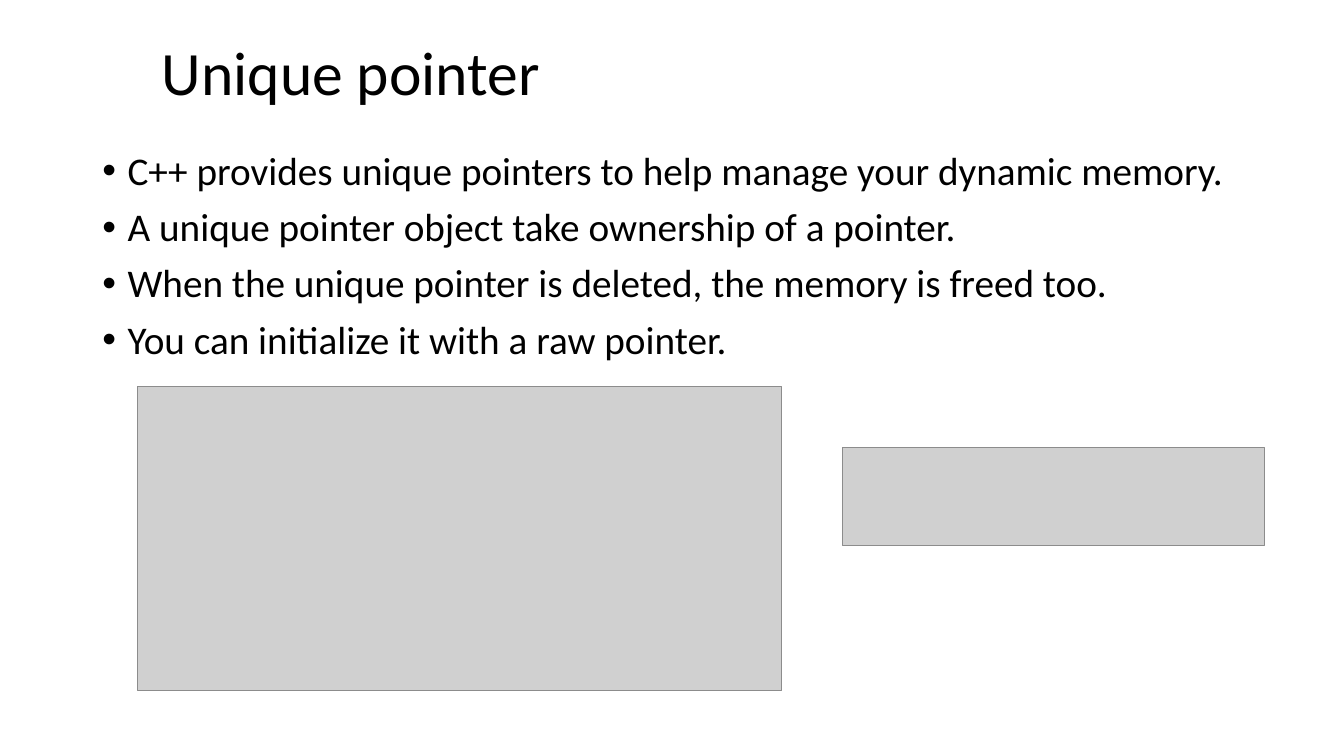
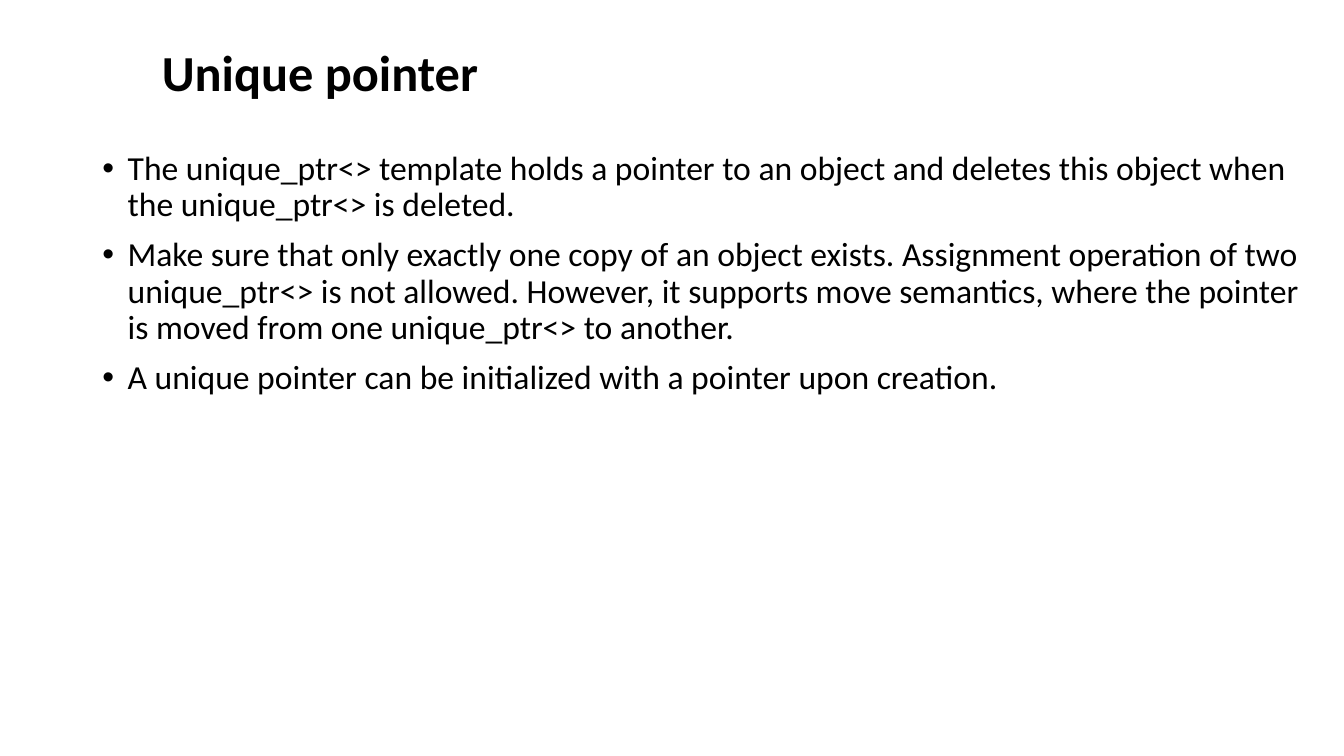
Before and after one commit to ShiqiYu/CPP, a slide deck: slide 8 of week11/Lab11.pptx. Drawn at 1344x756 pixels with LibreOffice and Linux fonts; fonts in the diff are those of the drawing; grey boxes stand for pictures; background and template pictures are left out. Boxes give left, top, right and bottom in pixels: in the first picture for what was removed or moved away, otherwise in the second. Text is boxed around its words. In the diff, an @@ line names an element or a change of style, - is before the commit and + after.

```diff
--- a/week11/Lab11.pptx
+++ b/week11/Lab11.pptx
@@ title "Unique pointer" at [162,55,478,99]: size 44 to 36 pt, bold on @@
@@ text at [128,156,1299,395]: text changed; size 28 to 24 pt @@
-• C++ provides unique pointers to help manage your dynamic memory.
-• A unique pointer object take ownership of a pointer.
-• When the unique pointer is deleted, the memory is freed too.
-• You can initialize it with a raw pointer.
+• The unique_ptr<> template holds a pointer to an object and deletes this object when the unique_ptr<> is deleted.
+• Make sure that only exactly one copy of an object exists. Assignment operation of two unique_ptr<> is not allowed. However, it supports move semantics, where the pointer is moved from one unique_ptr<> to another.
+• A unique pointer can be initialized with a pointer upon creation.
@@ picture removed at [138,386,782,691] @@
@@ picture removed at [842,448,1264,546] @@
```
Also in this commit, not shown: 4 other slides changed, 4 slides added, 2 slides removed, 1 other file.
